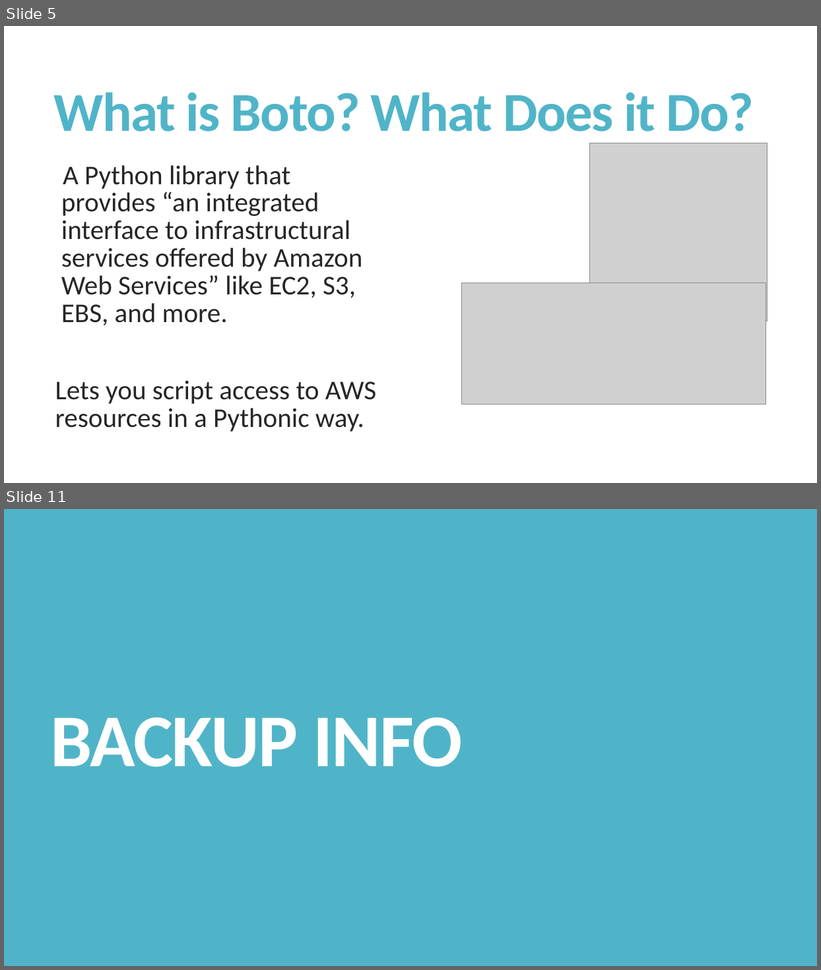
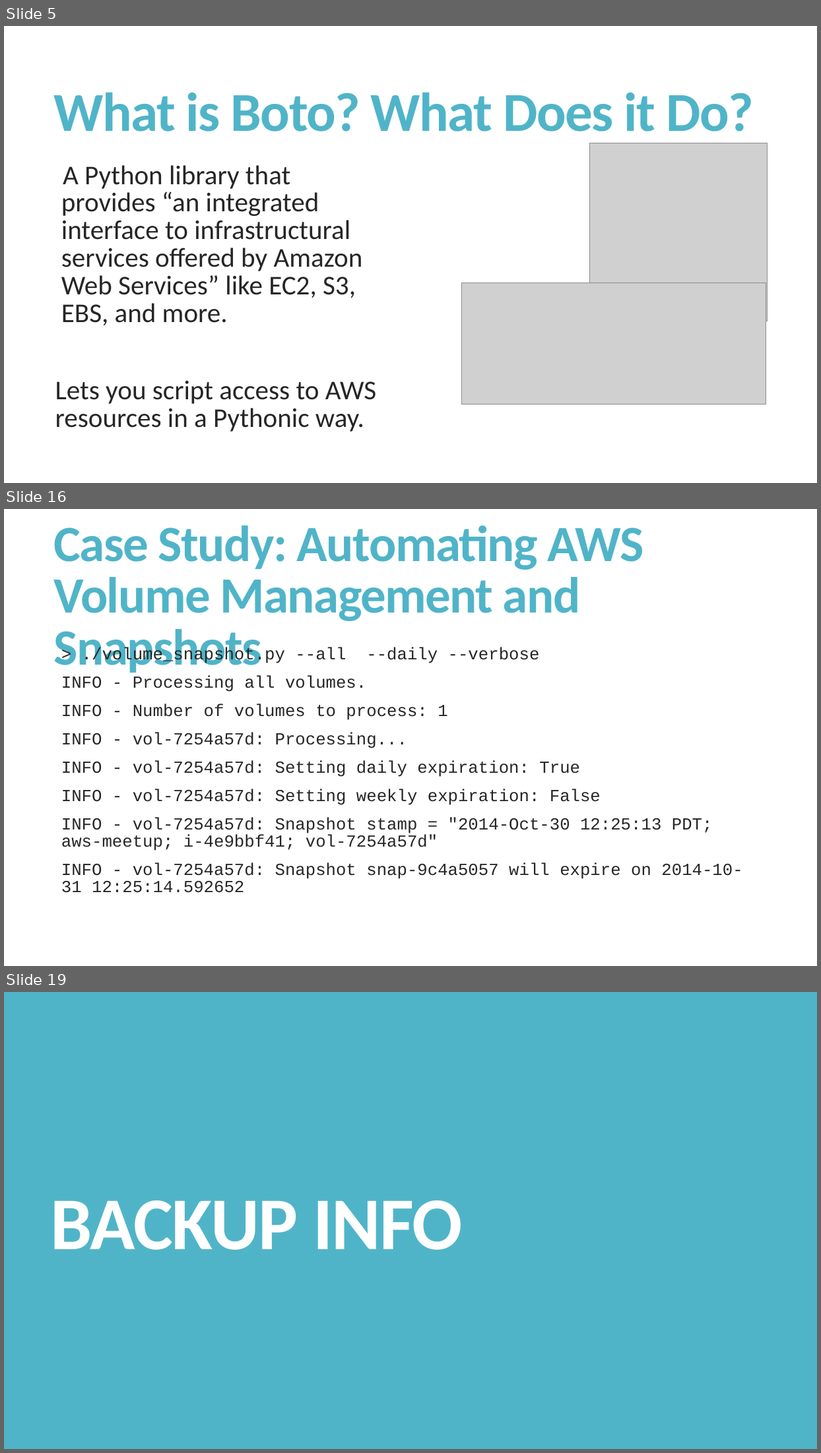
Before and after one commit to managedkaos/aws-scripts, a slide deck: Tips for Automating AWS with Python and Boto.pptx. Shown one above the other, each under a label of ours: slides 5 and 11 before the commit, slides 5, 16 and 19 after it; the slides between them are not shown. The pictures are 821x970 and 821x1453 pixels, drawn with LibreOffice and Linux fonts; fonts in the diff are those of the drawing; grey boxes stand for pictures. Boxes give left, top, right and bottom in pixels: in the first picture for what was removed or moved away, otherwise in the second. Text is boxed around its words. In the diff, an @@ line names an element or a change of style, - is before the commit and + after.

Commit message:
Added case study
Added the case study for creating a volume management script using boto.

```diff
--- a/Tips for Automating AWS with Python and Boto.pptx
+++ b/Tips for Automating AWS with Python and Boto.pptx
@@ slide 16 added at box(4, 509, 817, 966), background #FFFFFF @@
@@ title added at box(54, 525, 644, 677), 60 pt, text #50B4C8, bold @@
+Case Study: Automating AWS Volume Management and Snapshots
@@ text added at box(61, 647, 743, 893), 20 pt, text #262626 @@
+  > ./volume_snapshot.py --all --daily --verbose
+  INFO - Processing all volumes.
+  INFO - Number of volumes to process: 1
+  INFO - vol-7254a57d: Processing...
+  INFO - vol-7254a57d: Setting daily expiration: True
+  INFO - vol-7254a57d: Setting weekly expiration: False
+  INFO - vol-7254a57d: Snapshot stamp = "2014-Oct-30 12:25:13 PDT; aws-meetup; i-4e9bbf41; vol-7254a57d"
+  INFO - vol-7254a57d: Snapshot snap-9c4a5057 will expire on 2014-10-31 12:25:14.592652
@@ what was slide 11 is now slide 19 @@
```
Also in this commit, not shown: 2 slides changed, 14 other slides added, 6 slides removed.
